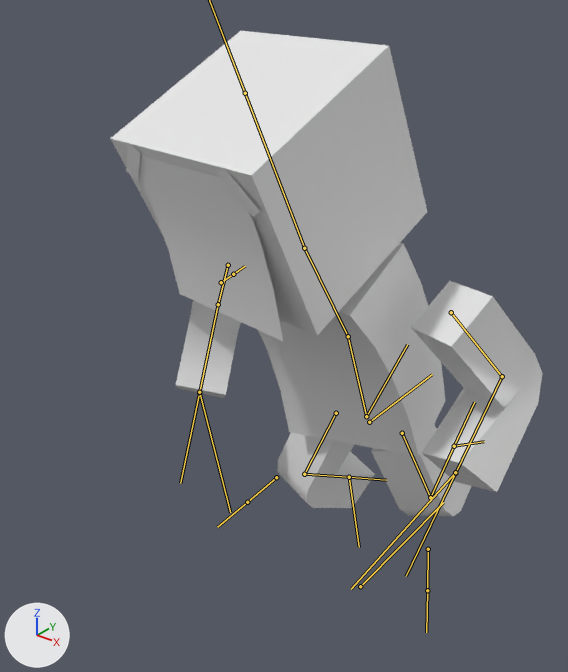
An edit to the FBX model build/graphics/game_man/game_man.fbx, drawn before and after from the same camera.
The view is the same before and after, from a camera (50 mm lens) standing at (0.00664, -0.01088, 0.01187) and looking at (-0.00058, -0.00185, 0.00628). Every picture has the same lights, and +X, +Y and +Z are marked at lower left. Both versions are drawn at frame 4 of the action 'jump_running'; the numbers are the values there. The bones that bend it are drawn over the model as lines.

The first picture shows 'game_man'.
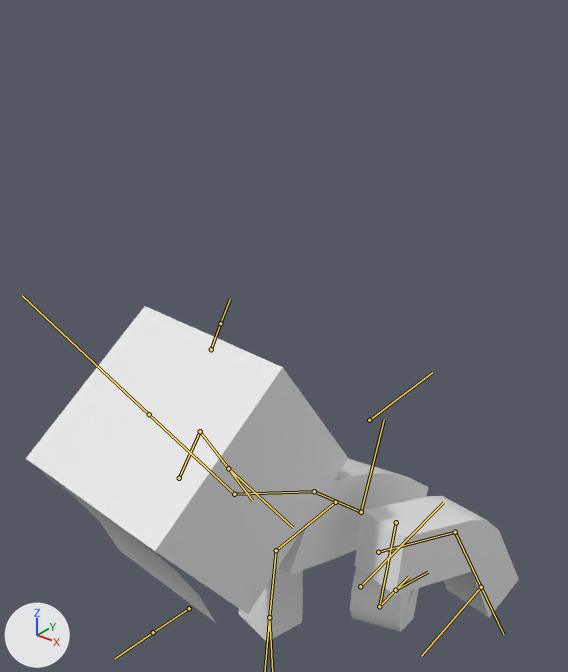
Commit message: jump animation

Pixel boxes [x1, y1, x2, y2] of what changed, in the pictures (568 x 672 px):
'game_man', posed (14% wider, 31% shorter): before [110, 31, 542, 516]; after [26, 306, 519, 642]
bone 'body_IK', root to tip: before (366, 416) to (407, 344); after (361, 512) to (384, 419)
bone 'body_lower', root to tip: before (366, 416) to (348, 336); after (361, 512) to (314, 491)
bone 'body_upper', root to tip: before (348, 336) to (304, 248); after (314, 491) to (234, 494)
bone 'head', root to tip: before (304, 248) to (245, 93); after (234, 494) to (149, 414)
bone 'leg_upper.L', root to tip: before (402, 433) to (430, 497); after (396, 522) to (379, 606)
bone 'leg_lower.L', root to tip: before (430, 497) to (454, 446); after (379, 606) to (395, 590)
bone 'leg_upper.R', root to tip: before (336, 413) to (304, 474); after (335, 502) to (276, 550)
bone 'leg_lower.R', root to tip: before (304, 474) to (349, 477); after (276, 550) to (269, 617)
bone 'arm_upper.L', root to tip: before (451, 312) to (502, 376); after (378, 552) to (455, 532)
bone 'arm_lower.L', root to tip: before (502, 376) to (455, 473); after (455, 532) to (481, 587)
bone 'arm_upper.R', root to tip: before (228, 265) to (218, 304); after (179, 478) to (200, 431)
bone 'arm_lower.R', root to tip: before (218, 304) to (199, 392); after (200, 431) to (228, 468)

The change in detail:
Bone 'body_IK' (bone_body_ik) moves from (0.012, -0.052, 0.062) to (0.011, -0.054, -0.525).
Bone 'body_IK' (bone_body_ik) turns from (24, -1, 6) to (58, -5, 4) degrees about its own x, y and z.
Bone 'body_lower' (bone_body_lower) turns from (-9, 5, 4) to (-10, 6, 4) degrees about its own x, y and z.
Bone 'body_upper' (bone_body_upper) turns from (15, -14, -2) to (14, -14, -2) degrees about its own x, y and z.
Bone 'head' (bone_head) moves from (0.001, -0.006, 0.013) to (0.001, -0.01, 0.016).
Bone 'head' (bone_head) turns from (-4, -2, -1) to (-27, 0, -2) degrees about its own x, y and z.
Bone 'leg_upper.L' (bone_leg_upper_l) turns from (-8, -11, -15) to (-118, -9, 10) degrees about its own x, y and z.
Bone 'leg_lower.L' (bone_leg_lower_l) turns from (82, 0, 0) to (119, -6, 4) degrees about its own x, y and z.
Bone 'leg_upper.R' (bone_leg_upper_r) turns from (-31, 21, 13) to (-139, 9, -10) degrees about its own x, y and z.
Bone 'leg_lower.R' (bone_leg_lower_r) turns from (71, 4, -5) to (74, -2, 3) degrees about its own x, y and z.
Bone 'arm_upper.L' (bone_arm_upper_l) turns from (10, 24, -16) to (16, 8, -18) degrees about its own x, y and z.
Bone 'arm_lower.L' (bone_arm_lower_l) turns from (-83, -12, -13) to (-50, 2, 3) degrees about its own x, y and z.
Bone 'arm_upper.R' (bone_arm_upper_r) moves from (0.0, -0.007, 0.0) to (0.0, -0.009, -0.001).
Bone 'arm_upper.R' (bone_arm_upper_r) turns from (8, -22, 29) to (28, -11, 26) degrees about its own x, y and z.
Bone 'arm_lower.R' (bone_arm_lower_r) turns from (-74, -1, -1) to (-55, -7, -13) degrees about its own x, y and z.
